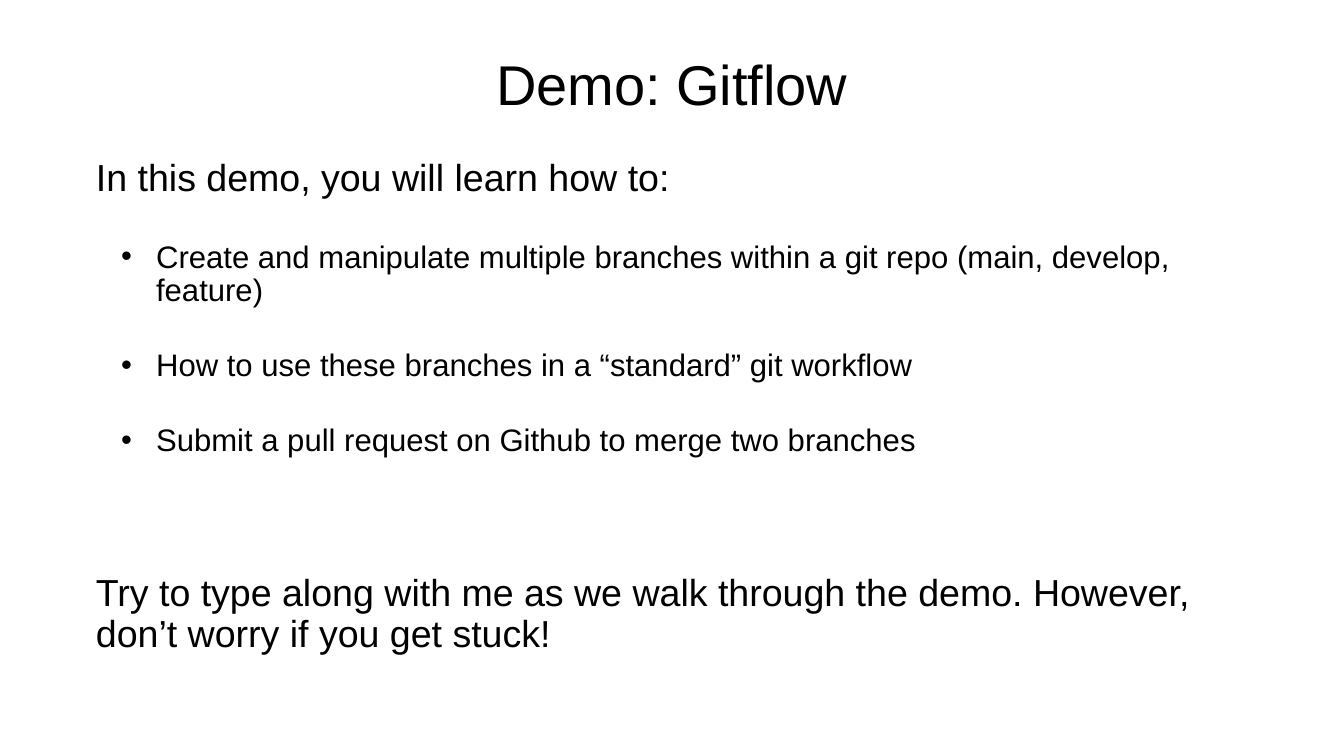
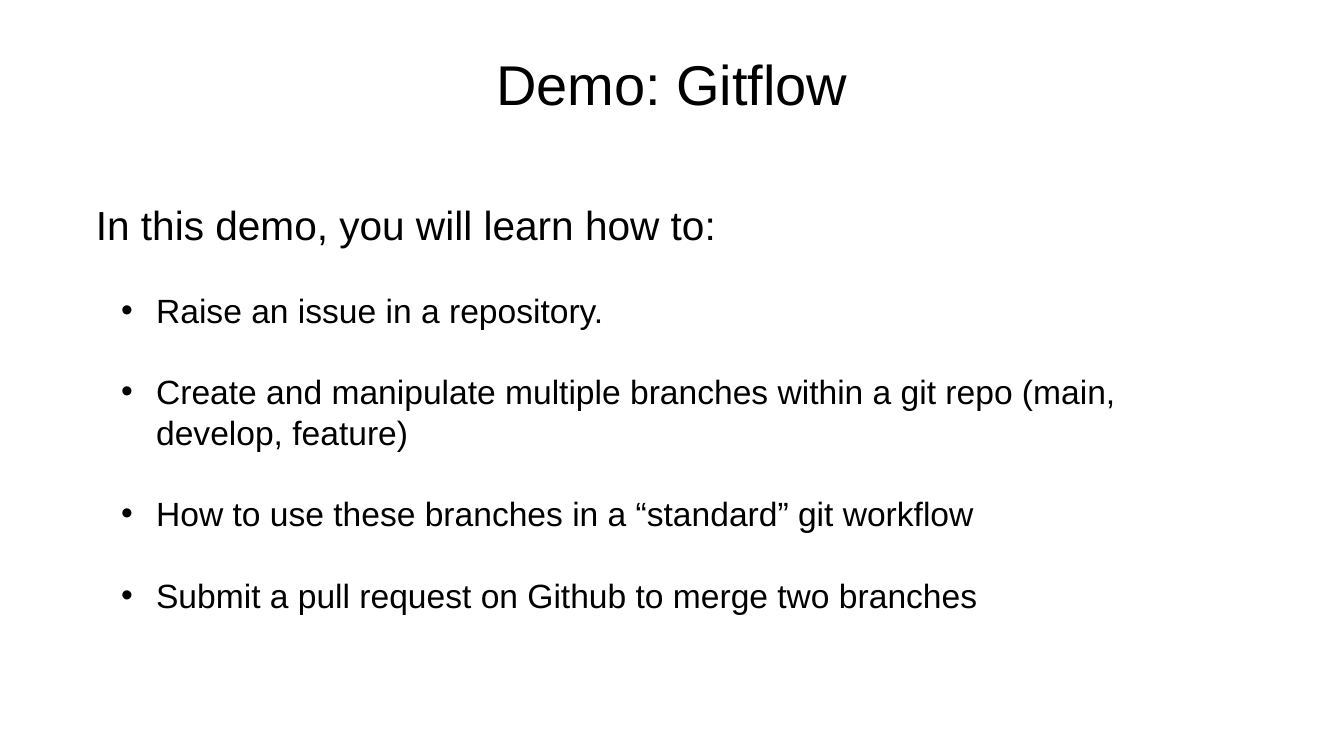
Before and after one commit to semaphoreP/codeastro, a slide deck: slide 10 of Day1/gitflow.pptx (slide 9 before the commit). Drawn at 1344x756 pixels with LibreOffice and Linux fonts; fonts in the diff are those of the drawing. Boxes give left, top, right and bottom in pixels: in the first picture for what was removed or moved away, otherwise in the second. Text is boxed around its words. In the diff, an @@ line names an element or a change of style, - is before the commit and + after.

Commit message:
update gitflow lesson for 2024

```diff
--- a/Day1/gitflow.pptx
+++ b/Day1/gitflow.pptx
@@ text at [96, 210, 1115, 614]: size 53.6 to 58 pt in "In this demo, you will learn how ..."; size 44.4 to 48 pt in "Create and manipulate multiple branches within a ...", "How to use these branches in a ...", "Submit a pull request on Github to ..."; line spacing 0.9 to 1 @@
@@ text at [156, 298, 603, 329]: paragraph added @@
+  • Raise an issue in a repository.
@@ text at [96, 578, 1189, 654]: paragraph removed @@
-Try to type along with me as we walk through the demo. However, don’t worry if you get stuck!
```
Also in this commit, not shown: 3 other slides changed.
